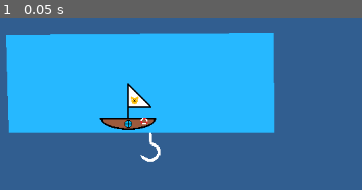
Above: before the commit, frame 1.
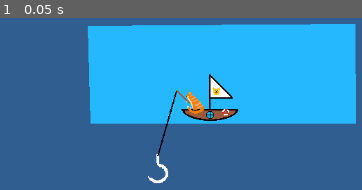
Above: after the commit, the same moment.

Repository: ethan-hawksley/cat-fishing-frenzy
Game: Godot game, scene res://main.tscn
Same seed, same stepped clock (60 frames per second), same inputs: the game is played once before the commit and once after it.
Inputs:
- Up to frame 1 (0.05 s): no input

The runs differ from the first frame. In frame 1, 35% of the frame differs, in the area x 1-99%, y 3-96%.

Commit message:
line logic

Diff:
--- a/line.gd
+++ b/line.gd
@@ -1,5 +1,5 @@
-extends Node
-
+extends Line2D
+@export var node: Node2D
 
 # Called when the node enters the scene tree for the first time.
 func _ready() -> void:
@@ -8,4 +8,5 @@
 
 # Called every frame. 'delta' is the elapsed time since the previous frame.
 func _process(delta: float) -> void:
-	pass
+	set_point_position(0,Vector2(-65, -47))
+	set_point_position(1, node.global_position)
--- a/main.tscn
+++ b/main.tscn
@@ -2,6 +2,8 @@
 
 [ext_resource type="Texture2D" uid="uid://dmyc2as8m6pti" path="res://assets/boat.png" id="1_ig7tw"]
 [ext_resource type="Texture2D" uid="uid://c5enxlqyc6il7" path="res://assets/hook.png" id="2_0xm2m"]
+[ext_resource type="Script" uid="uid://dsnyrjrsvfcay" path="res://line.gd" id="3_1bvp3"]
+[ext_resource type="Texture2D" uid="uid://bpf1c5hrb53y1" path="res://assets/catttttt.png" id="3_h2yge"]
 
 [node name="Node" type="Node" unique_id=1277121764]
 
@@ -15,7 +17,21 @@
 texture = ExtResource("1_ig7tw")
 
 [node name="Hook" type="Sprite2D" parent="." unique_id=1651323550]
-position = Vector2(27, 33)
+position = Vector2(-92, 47)
 texture = ExtResource("2_0xm2m")
+offset = Vector2(12, 30)
 
 [node name="Camera2D" type="Camera2D" parent="Hook" unique_id=2095265735]
+position = Vector2(1, -1)
+
+[node name="Line2D" type="Line2D" parent="." unique_id=1767988051 node_paths=PackedStringArray("node")]
+points = PackedVector2Array(-65, -47, -63, 18)
+width = 2.0
+default_color = Color(0, 0, 0, 1)
+script = ExtResource("3_1bvp3")
+node = NodePath("../Hook")
+
+[node name="Catttttt" type="Sprite2D" parent="." unique_id=1707320730]
+position = Vector2(-57, -40)
+texture = ExtResource("3_h2yge")
+flip_h = true
